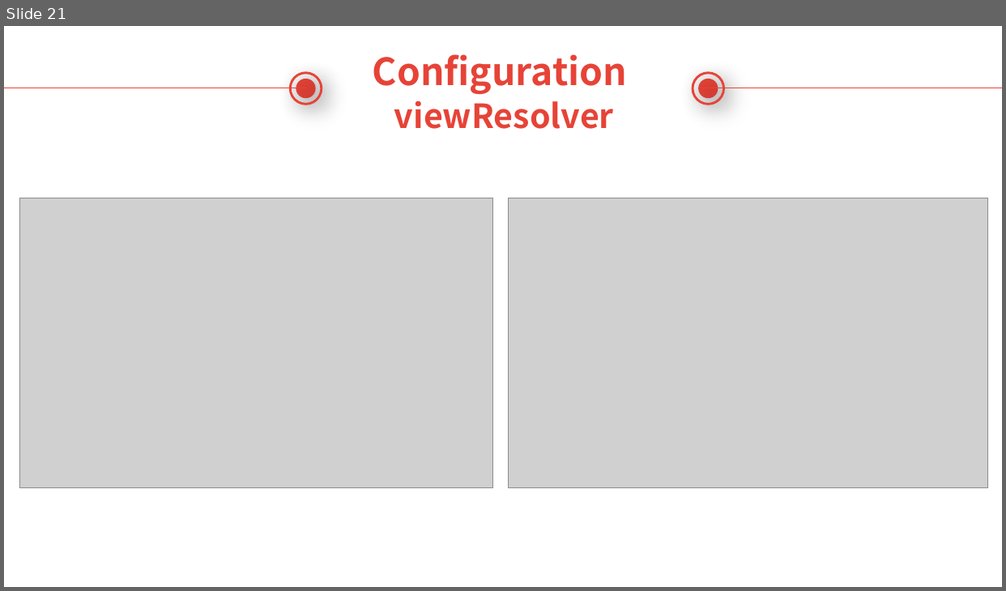
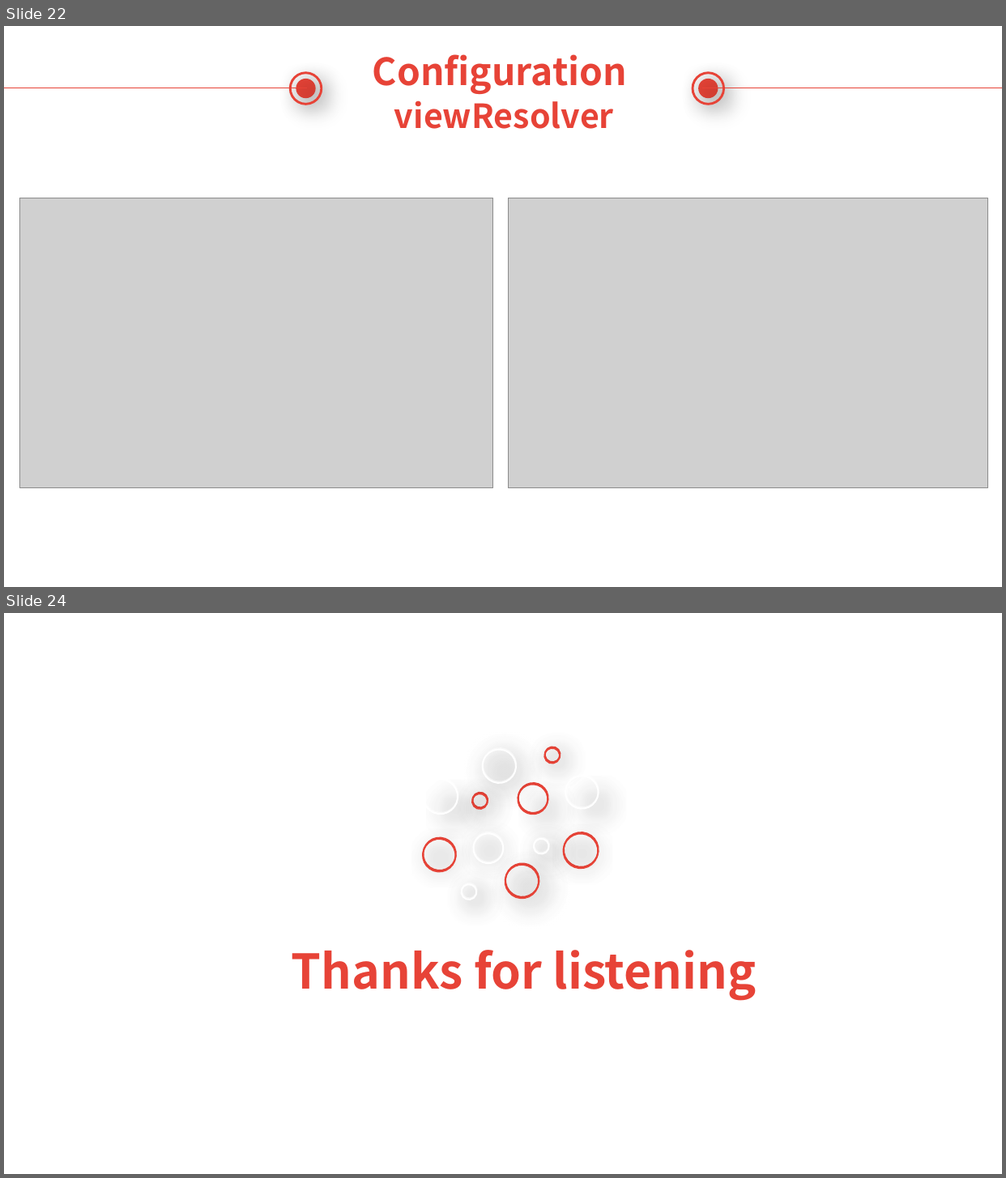
Before and after one commit to TsubasaEX/SampleSpringMVC, a slide deck: Introduction of Spring MVC.pptx. Shown one above the other, each under a label of ours: slide 21 before the commit, slides 22 and 24 after it; the slides between them are not shown. The pictures are 1006x591 and 1006x1178 pixels, drawn with LibreOffice and Linux fonts; fonts in the diff are those of the drawing; grey boxes stand for pictures; background and template pictures are left out. Boxes give left, top, right and bottom in pixels: in the first picture for what was removed or moved away, otherwise in the second. Text is boxed around its words. In the diff, an @@ line names an element or a change of style, - is before the commit and + after.

```diff
--- a/Introduction of Spring MVC.pptx
+++ b/Introduction of Spring MVC.pptx
@@ slide 24 added at (4,613,1002,1174), background picture (left out) @@
@@ ellipse added at (480,746,519,785), outline #FFFFFF 1.5 pt @@
@@ ellipse added at (544,746,561,763), outline #E74337 1.5 pt @@
@@ ellipse added at (420,776,460,815), outline #FFFFFF 1.5 pt @@
@@ ellipse added at (516,781,551,815), outline #E74337 1.5 pt @@
@@ ellipse added at (564,773,602,810), outline #FFFFFF 1.5 pt @@
@@ ellipse added at (471,791,488,809), outline #E74337 1.5 pt @@
@@ ellipse added at (471,830,505,865), outline #FFFFFF 1.5 pt @@
@@ group added at (420,747,601,901): 12 ellipses @@
@@ ellipse added at (561,830,601,870), outline #E74337 1.5 pt @@
@@ ellipse added at (420,835,458,873), outline #E74337 1.5 pt @@
@@ ellipse added at (533,837,550,854), outline #FFFFFF 1.5 pt @@
@@ ellipse added at (503,861,542,900), outline #E74337 1.5 pt @@
@@ ellipse added at (460,882,478,900), outline #FFFFFF 1.5 pt @@
@@ text added at (292,950,756,1001), 46 pt, text #E74337, bold @@
+Thanks for listening
@@ what was slide 21 is now slide 22 @@
```
Also in this commit, not shown: 1 slide changed, 2 other slides added, 11 slides removed, 4 other files.
